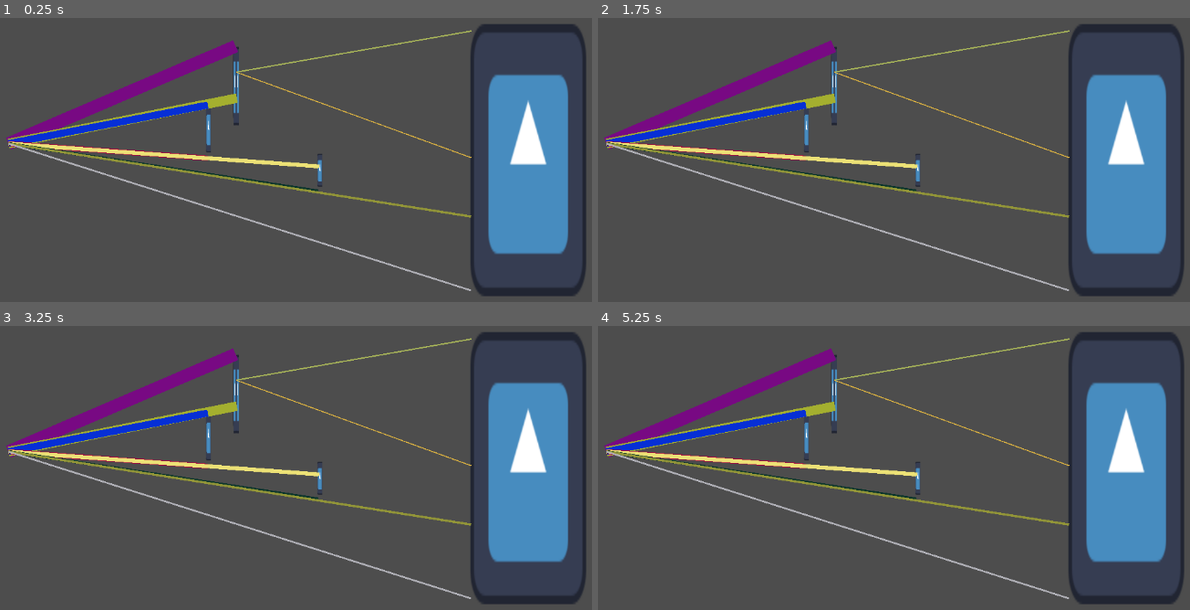
Above: before the commit, frames 1-4 (two rows, left to right).
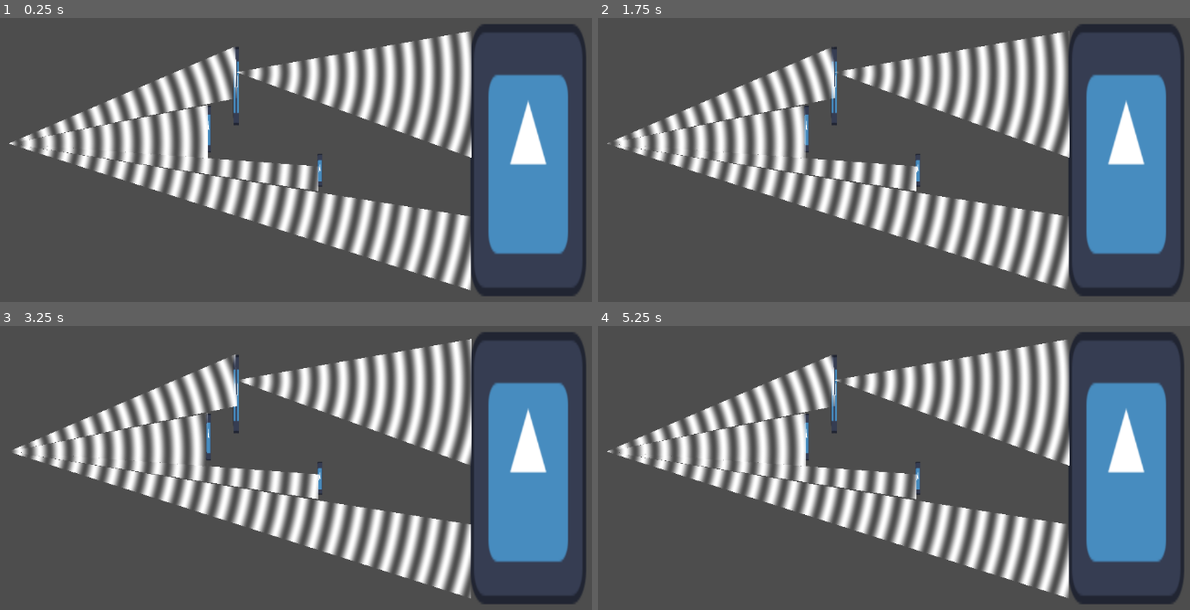
Above: after the commit, the same moments.

Repository: pancholope321/Wave-Mage
Game: Godot game, scene res://Scenes/fightScene.tscn
Same seed, same stepped clock (60 frames per second), same inputs: the game is played once before the commit and once after it. The project has no main scene, so this scene is started directly. The engine's default icon, where the game draws it, is replaced by a stand-in: a white triangle on a blue panel in a dark square.
Inputs:
- Up to frame 1 (0.25 s): no input
- Up to frame 2 (1.75 s): no input
- Up to frame 3 (3.25 s): no input
- Up to frame 4 (5.25 s): no input

The runs differ from the first frame. In frame 1, 24% of the frame differs, in the area x 1-80%, y 4-97%; in frame 2, 24%; in frame 3, 24%; in frame 4, 24%.

Commit message:
wave shader and visualization

Diff:
--- a/Scripts/Game/wave_controller.gd
+++ b/Scripts/Game/wave_controller.gd
@@ -114,10 +114,12 @@
 					currentLines.append(newdict)
 				else:
 					activePower={"distance"=99999999}
+	setupWaves(currentLines)
 	return currentLines
 
 var linesDrawn=[]
 func _draw():
+	return
 	var size=20.0
 	for line in linesDrawn:
 		var start_position =line.start_position
@@ -127,6 +129,75 @@
 		draw_line(start_position, end_position, random_color, size)
 		size*=0.75
 
+func setupWaves(lines):
+	for i in range(lines.size() / 2):
+		var start_position = lines[i * 2].start_position
+		var vertix1 = lines[i * 2].position
+		var vertix2 = lines[i * 2 + 1].position
+		var distance = (lines[i * 2].distance + lines[i * 2 + 1].distance) / 2.0
+
+		var bounds = get_triangle_bounds([start_position, vertix1, vertix2])
+
+		# Make the ColorRect square to prevent stretching
+		var max_size = max(bounds.size.x, bounds.size.y)
+		var square_bounds = Rect2(
+			bounds.position,
+			Vector2(max_size, max_size)
+		)
+
+		var color_rect = ColorRect.new()
+		add_child(color_rect)
+		color_rect.position = square_bounds.position
+		color_rect.size = square_bounds.size
+		color_rect.color = Color(1.0, 1.0, 1.0, 1.0)
+
+		var shader_material = ShaderMaterial.new()
+		shader_material.shader = preload("res://Shaders/wave_shader.gdshader")
+
+		# Convert points to the square coordinate system
+		var points_array = [start_position, vertix1, vertix2]
+		var points_relative = []
+		for point in points_array:
+			points_relative.append((point - square_bounds.position) / square_bounds.size)
+
+		# Calculate frequency based on the square size (consistent across all triangles)
+		var base_frequency = 12.0
+		#var normalized_frequency = base_frequency / (max_size / 200.0)
+
+		shader_material.set_shader_parameter("triangle_points", points_relative)
+		shader_material.set_shader_parameter("origin", (start_position - square_bounds.position) / square_bounds.size)
+		shader_material.set_shader_parameter("wave_speed", 20.0)
+		shader_material.set_shader_parameter("wave_frequency", distance/5.0)
+		shader_material.set_shader_parameter("min_alpha", 0.0)
+		shader_material.set_shader_parameter("max_alpha", 1.0)
+
+		color_rect.material = shader_material
+
+
+
+func get_triangle_bounds(points: Array) -> Rect2:
+	if points.size() < 3:
+		return Rect2()
+
+	var min_point = points[0]
+	var max_point = points[0]
+
+	for point in points:
+		min_point.x = min(min_point.x, point.x)
+		min_point.y = min(min_point.y, point.y)
+		max_point.x = max(max_point.x, point.x)
+		max_point.y = max(max_point.y, point.y)
+
+	return Rect2(min_point, max_point - min_point)
+
+func world_to_uv(world_pos: Vector2, bounds: Rect2) -> Vector2:
+	if bounds.size.x == 0 or bounds.size.y == 0:
+		return Vector2(0.5, 0.5)
+
+	var uv_x = (world_pos.x - bounds.position.x) / bounds.size.x
+	var uv_y = (world_pos.y - bounds.position.y) / bounds.size.y
+
+	return Vector2(uv_x, uv_y)
 
 func processDamage(firstBeam):
 	var totalDamage=0
--- /dev/null
+++ b/Shaders/wave_shader.gdshader
@@ -0,0 +1,41 @@
+shader_type canvas_item;
+
+uniform vec2 origin = vec2(0.5, 0.5);
+uniform float wave_speed = 2.0;
+uniform float wave_frequency = 120.0;
+uniform float min_alpha = 0.2;
+uniform float max_alpha = 1.0;
+uniform vec2 triangle_points[3];
+
+void fragment() {
+    vec2 uv = UV;
+
+    // Simple triangle check using barycentric coordinates
+    vec2 v0 = triangle_points[1] - triangle_points[0];
+    vec2 v1 = triangle_points[2] - triangle_points[0];
+    vec2 v2 = uv - triangle_points[0];
+
+    float dot00 = dot(v0, v0);
+    float dot01 = dot(v0, v1);
+    float dot02 = dot(v0, v2);
+    float dot11 = dot(v1, v1);
+    float dot12 = dot(v1, v2);
+
+    float inv_denom = 1.0 / (dot00 * dot11 - dot01 * dot01);
+    float u = (dot11 * dot02 - dot01 * dot12) * inv_denom;
+    float v = (dot00 * dot12 - dot01 * dot02) * inv_denom;
+
+    // Check if point is in triangle
+    if ((u >= 0.0) && (v >= 0.0) && (u + v <= 1.0)) {
+        // Inside triangle - apply wave effect
+        float dist = distance(uv, origin);
+        float wave = sin(dist * wave_frequency - TIME * wave_speed);
+        float alpha_wave = (wave + 1.0) * 0.5;
+        float alpha = mix(min_alpha, max_alpha, alpha_wave);
+
+        COLOR = vec4(COLOR.rgb, alpha);
+    } else {
+        // Outside triangle - transparent
+        COLOR = vec4(0.0);
+    }
+}
Not shown, added: Shaders/wave_shader.gdshader.uid
